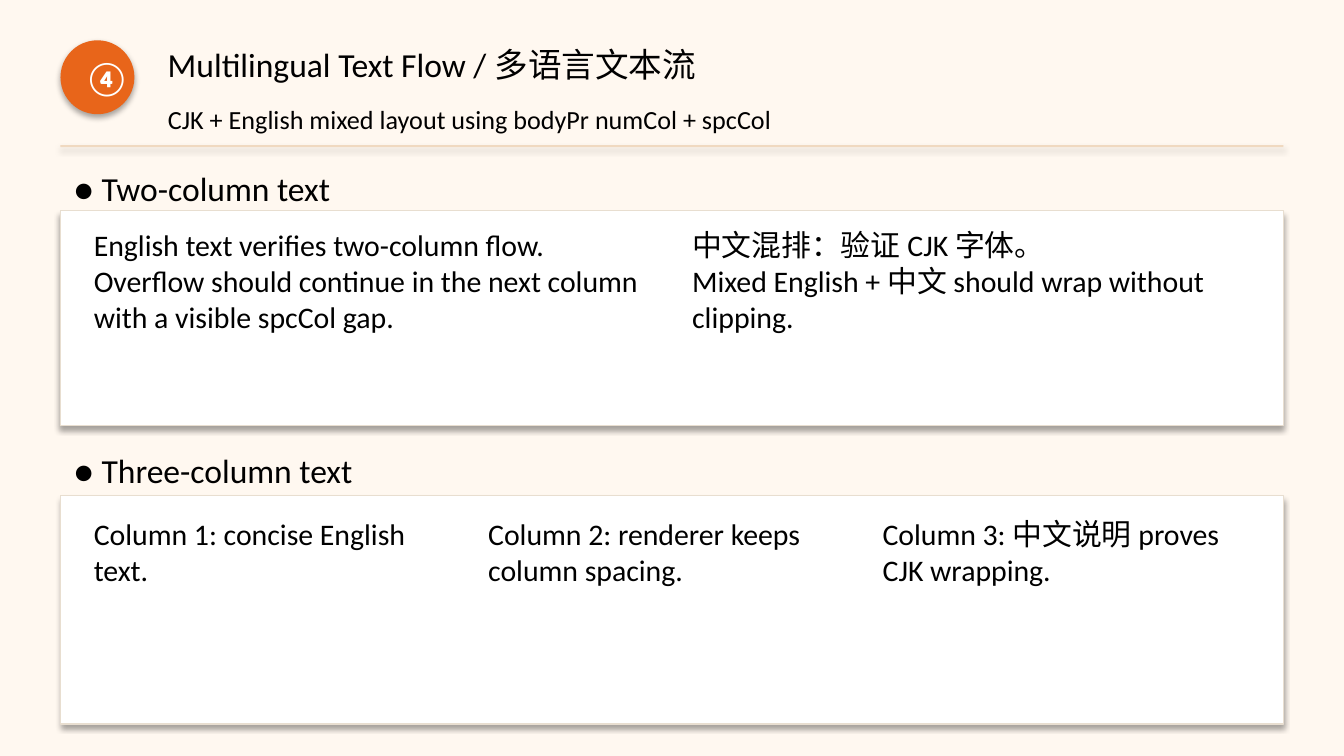
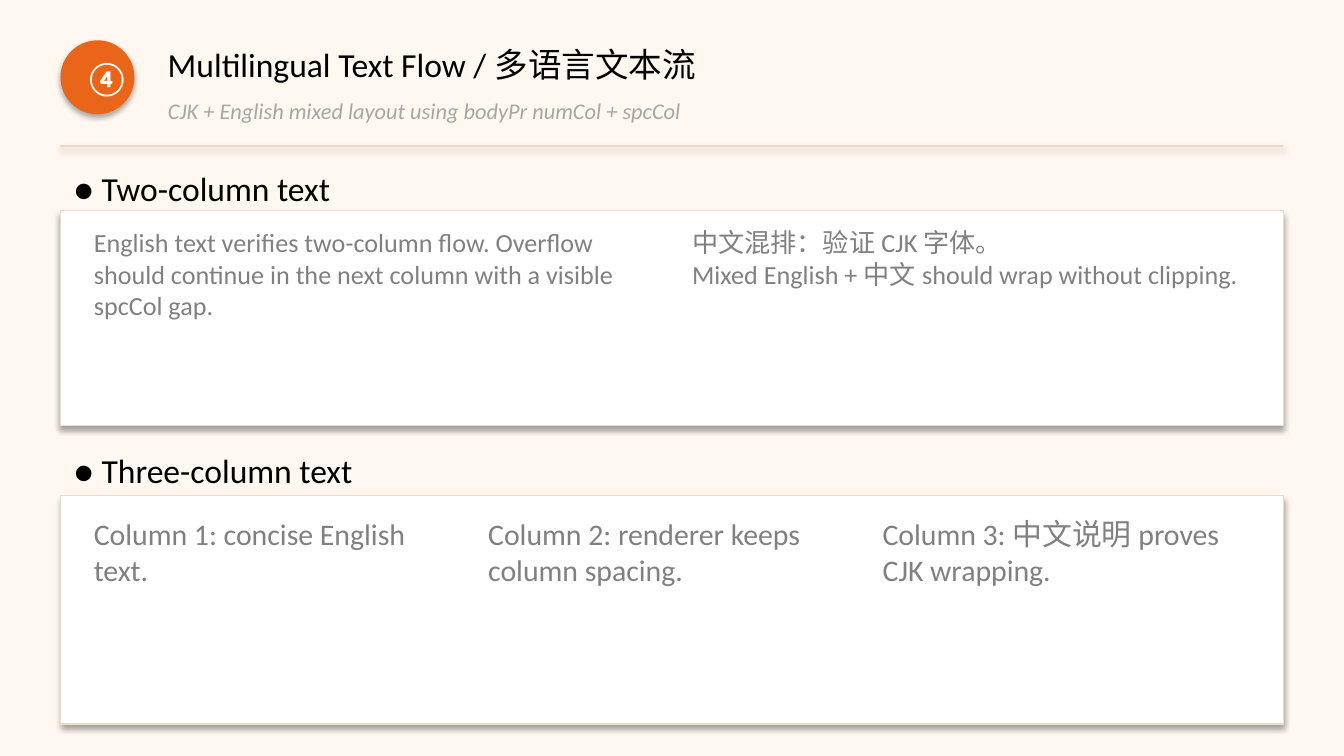
Before and after one commit to NingYuM/NingYuM.github.io, a slide deck: slide 9 of viewer-examples/samples/05-preview.pptx. Drawn at 1344x756 pixels with LibreOffice and Linux fonts; fonts in the diff are those of the drawing. Boxes give left, top, right and bottom in pixels: in the first picture for what was removed or moved away, otherwise in the second. Text is boxed around its words. In the diff, an @@ line names an element or a change of style, - is before the commit and + after.

```diff
--- a/viewer-examples/samples/05-preview.pptx
+++ b/viewer-examples/samples/05-preview.pptx
@@ text "CJK + English mixed layout ..." moved from (x1=168, y1=111, x2=771, y2=134) to (x1=168, y1=103, x2=681, y2=123) @@
@@ text "CJK + English mixed layout ..." at (x1=168, y1=103, x2=681, y2=123): size 14 to 12 pt, text colour #000000 to #A6A6A6, italic on @@
@@ text "English text verifies two-column flow. ..." at (x1=94, y1=230, x2=1237, y2=320): size 16 to 14 pt, text colour #000000 to #808080 @@
@@ text "Column 1: concise English text." at (x1=94, y1=520, x2=1219, y2=586): text colour #000000 to #808080 @@
```
Also in this commit, not shown: 5 other slides changed, 21 other files.
